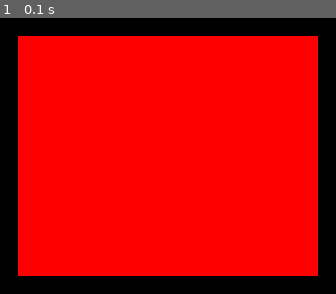
Above: before the commit, frame 1.
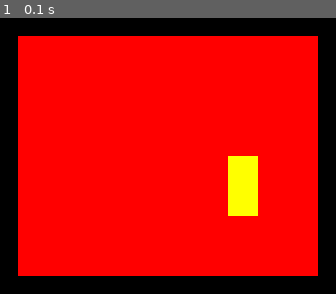
Above: after the commit, the same moment.

Repository: JFujitaD/Pygame-Basic
Game: pygame game, started from main.py
Two runs of this game, one before a commit and one after it. Both use one fixed random seed, a clock stepped at 60 frames per second and the inputs below.
Inputs:
- Up to frame 1 (0.1 s): no input

The runs differ from the first frame. In frame 1, 1.9% of the frame differs, in the area x 67-77%, y 50-72%.

Commit message:
Added custom color creation and retrieval system

Diff:
--- a/main.py
+++ b/main.py
@@ -4,14 +4,19 @@
 def main():
     """Entry point for program that tests the PygameManager
 
-        1. pm = PygameManager()
-        2. pm.start_game()
+        Instructions:
+            1. pm = PygameManager()
+            2. # Add your own code here
+            3. pm.start_game()
     """
     pm = PygameManager()
 
     pm.set_background_color(PygameColors.BLACK)
     pm.draw_rectangle(10, 10, 100, 80, PygameColors.RED)
 
+    pm.create_custom_color('yellow', (255, 255, 0))
+    pm.draw_rectangle(80, 50, 10, 20, pm.get_custom_color('yellow'))
+
     pm.start_game()
 
 
--- a/pygame_manager.py
+++ b/pygame_manager.py
@@ -27,6 +27,7 @@
                 height (optional): Height of the window
         """
         self.rectangles = []
+        self.custom_colors = {}
         self.WIDTH = width
         self.HEIGHT = height
         self.FPS = PygameConstants.FPS
@@ -76,3 +77,20 @@
         """
         rect = Rectangle(x, y, width, height, color)
         self.rectangles.append(rect)
+
+    def create_custom_color(self, color_name, rgb):
+        """Creates a custom color using an RGB tuple.
+
+            Args:
+                color_name: The name of the newly created color.
+                rgb: The RGB values of the color in the form (r, g, b).
+        """
+        self.custom_colors[color_name] = rgb
+
+    def get_custom_color(self, color_name):
+        """Gets the custom color that has already been created
+
+            Args:
+                color_name: The name of the color that was created
+        """
+        return self.custom_colors[color_name]
